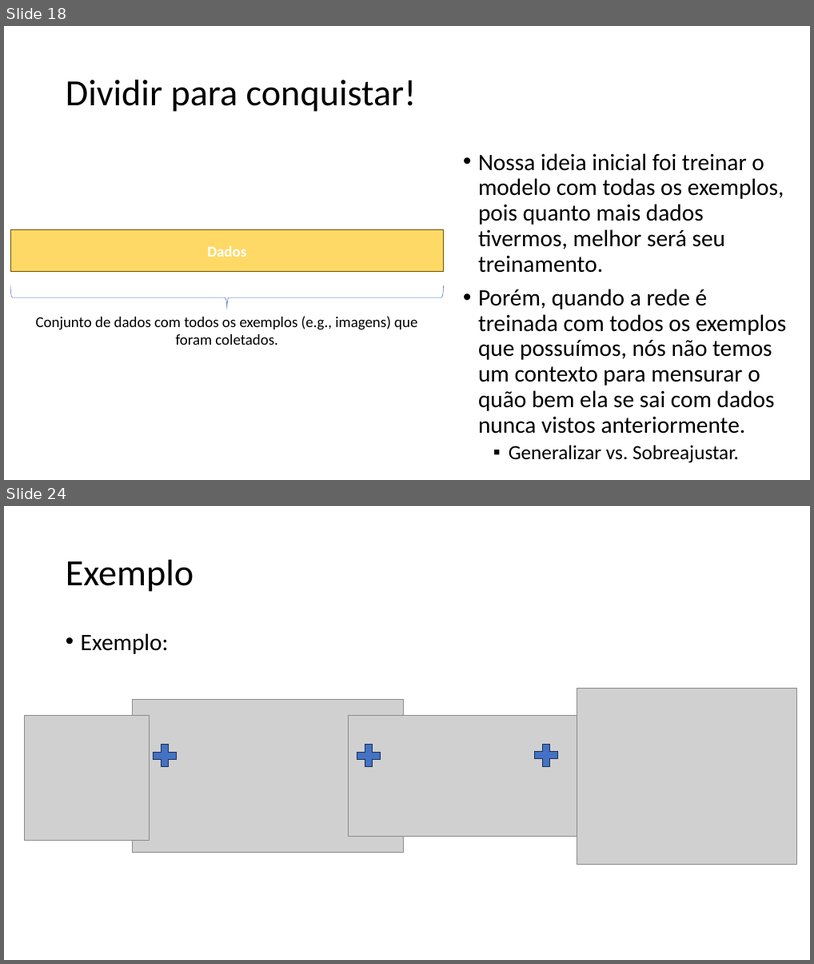
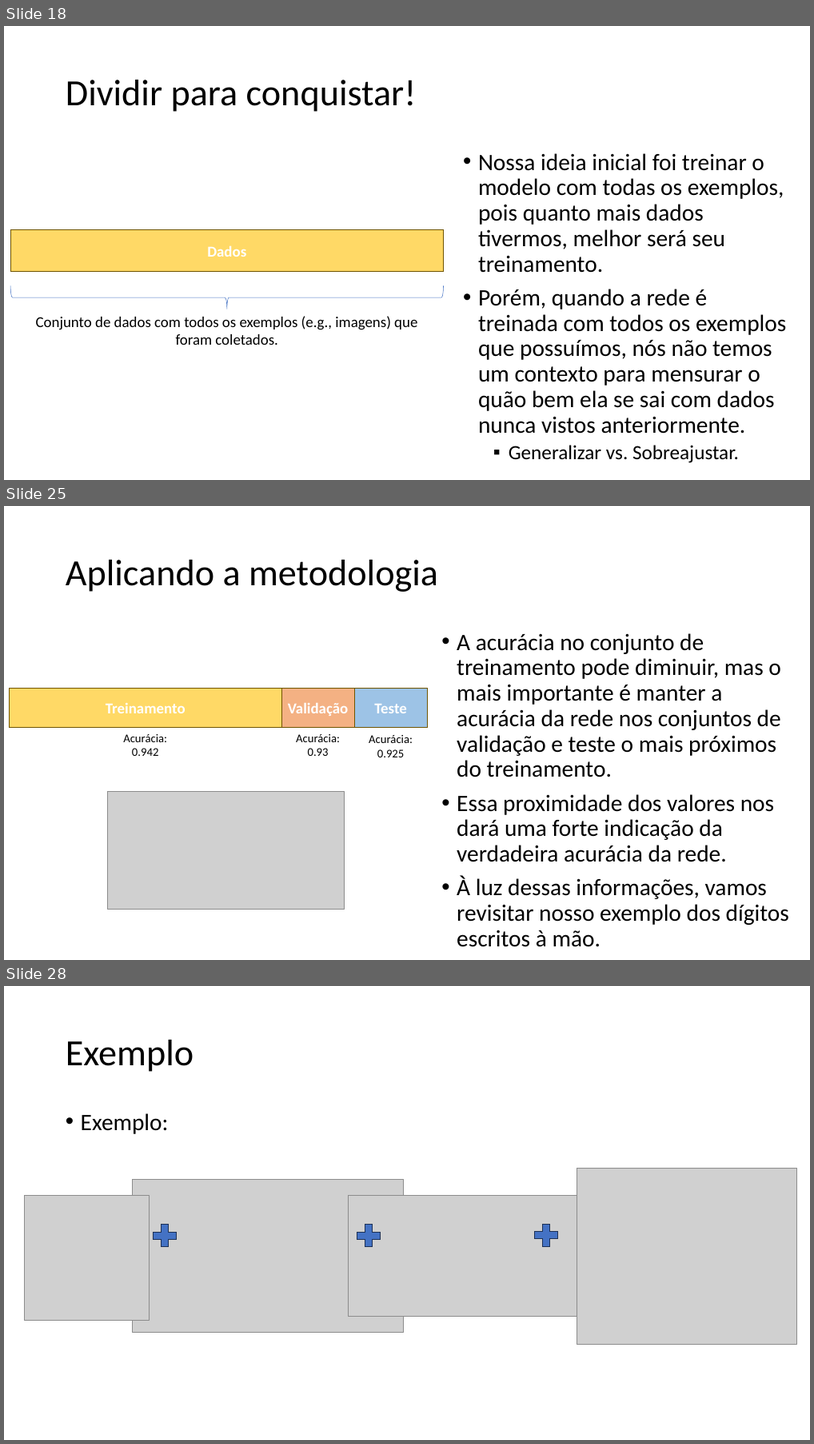
Before and after one commit to zz4fap/tp557-iot-ml, a slide deck: slides/TP557_10_Datasets.pptx. Shown one above the other, each under a label of ours: slides 18 and 24 before the commit, slides 18, 25 and 28 after it; the slides between them are not shown. The pictures are 814x964 and 814x1444 pixels, drawn with LibreOffice and Linux fonts; fonts in the diff are those of the drawing; grey boxes stand for pictures. Boxes give left, top, right and bottom in pixels: in the first picture for what was removed or moved away, otherwise in the second. Text is boxed around its words. In the diff, an @@ line names an element or a change of style, - is before the commit and + after.

```diff
--- a/slides/TP557_10_Datasets.pptx
+++ b/slides/TP557_10_Datasets.pptx
@@ slide 25 added at (4, 506, 810, 960), background #FFFFFF @@
@@ title added at (66, 560, 438, 592), 44 pt, text #000000 @@
+Aplicando a metodologia
@@ text added at (457, 633, 790, 947), 28 pt, text #000000 @@
+• A acurácia no conjunto de treinamento pode diminuir, mas o mais importante é manter a acurácia da rede nos conjuntos de validação e teste o mais próximos do treinamento.
+• Essa proximidade dos valores nos dará uma forte indicação da verdadeira acurácia da rede.
+• À luz dessas informações, vamos revisitar nosso exemplo dos dígitos escritos à mão.
@@ rectangle added at (10, 688, 282, 728), fill #FFD966, outline #705400 1 pt, 18 pt, text #FFFFFF, bold @@
+Treinamento
@@ rectangle added at (282, 688, 354, 728), fill #F4B183, outline #705400 1 pt, 18 pt, text #FFFFFF, bold @@
+Validação
@@ rectangle added at (355, 688, 427, 728), fill #9DC3E6, outline #705400 1 pt, 18 pt, text #FFFFFF, bold @@
+Teste
@@ text added at (123, 734, 167, 756), 14 pt, text #000000 @@
+Acurácia: 0.942
@@ text added at (296, 734, 340, 756), 14 pt, text #000000 @@
+Acurácia: 0.93
@@ text added at (369, 735, 413, 757), 14 pt, text #000000 @@
+Acurácia: 0.925
@@ picture added at (108, 792, 345, 909) @@
@@ what was slide 24 is now slide 28 @@
```
Also in this commit, not shown: 4 slides changed, 4 other slides added, 3 other files.
